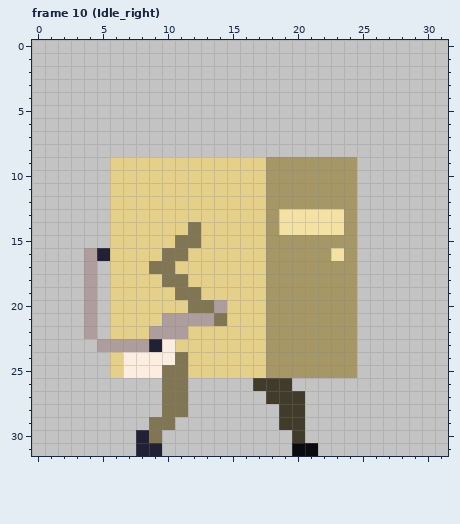
A pixel-art file gets an edit: aseprite/mainChar_2.ase. Above, as it was before the edit.
32x32 pixels, 28 frames. Shown: frame 10 (Idle_right). The commit also changed other frames, which this record leaves out.
After the commit:
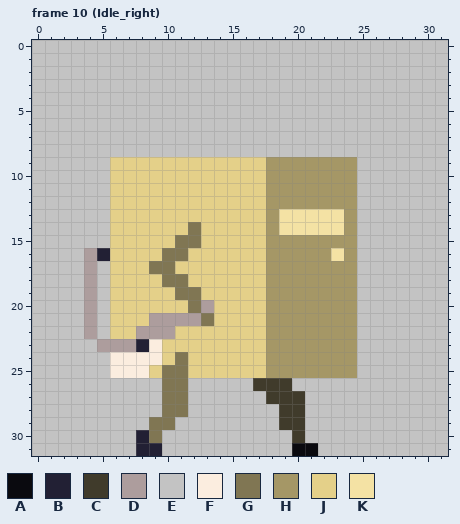
Palette (. is transparent): A #0a0a0f  B #222034  C #403b2b  D #ad9d9d  E #c3c3c3  F #fbeddf  G #807653  H #a59766  J #e4d089  K #f4e2a4
Edits made:
Frame 10 (Idle_right), layer "Front_Arm":
y 20: x 13..14 GD -> DJ
y 21: x 9 J -> D; x 13..14 DG -> GJ
y 22: x 8 J -> D; x 11 D -> J
y 23: x 8..10 DBF -> BFJ
y 24: x 6 J -> F; x 10 F -> J
y 25: x 6 J -> F; x 9 F -> J
